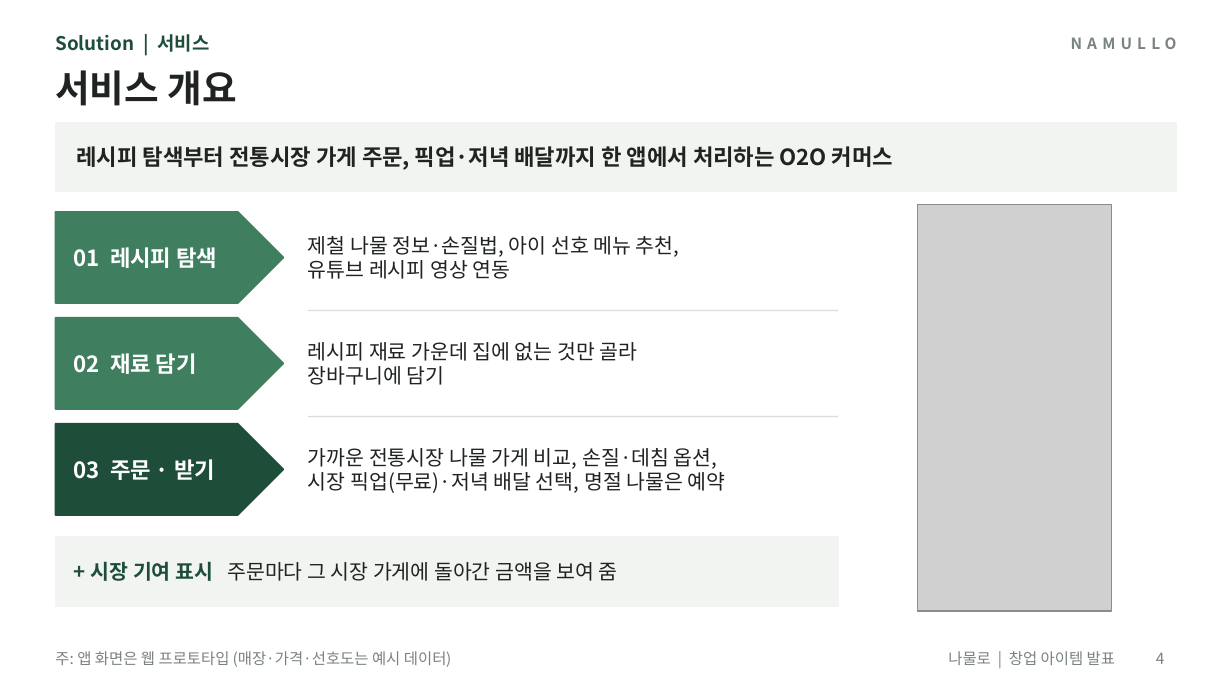
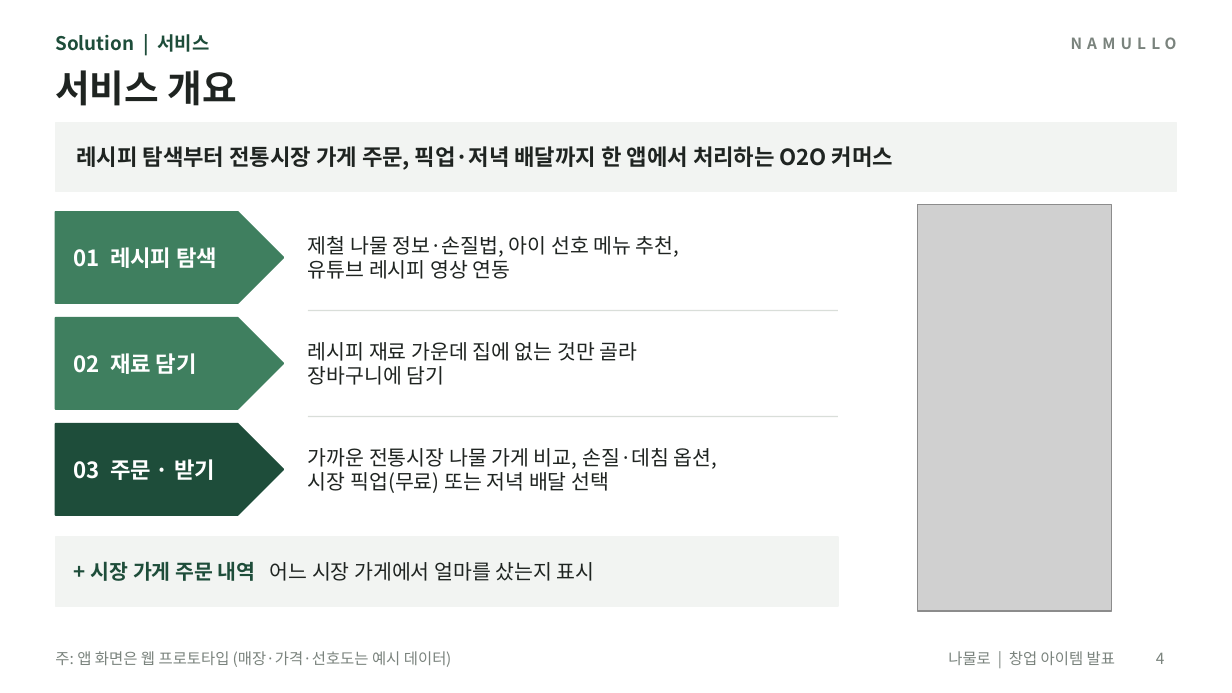
Before and after one commit to yonghoon7153-source/Yonghoon-DEM-DFT, a slide deck: slide 4 of namul-platform/02_발표자료_나물로.pptx. Drawn at 1232x693 pixels with LibreOffice and Linux fonts; fonts in the diff are those of the drawing; grey boxes stand for pictures. Boxes give left, top, right and bottom in pixels: in the first picture for what was removed or moved away, otherwise in the second. Text is boxed around its words. In the diff, an @@ line names an element or a change of style, - is before the commit and + after.

```diff
--- a/namul-platform/02_발표자료_나물로.pptx
+++ b/namul-platform/02_발표자료_나물로.pptx
@@ text at bbox=[308, 472, 609, 493]: text changed @@
-시장 픽업(무료)·저녁 배달 선택, 명절 나물은 예약
+시장 픽업(무료) 또는 저녁 배달 선택
@@ text at bbox=[91, 561, 595, 581]: text changed @@
-+ 시장 기여 표시 주문마다 그 시장 가게에 돌아간 금액을 보여 줌
++ 시장 가게 주문 내역 어느 시장 가게에서 얼마를 샀는지 표시
```
Also in this commit, not shown: 4 other slides changed, 18 other files.
